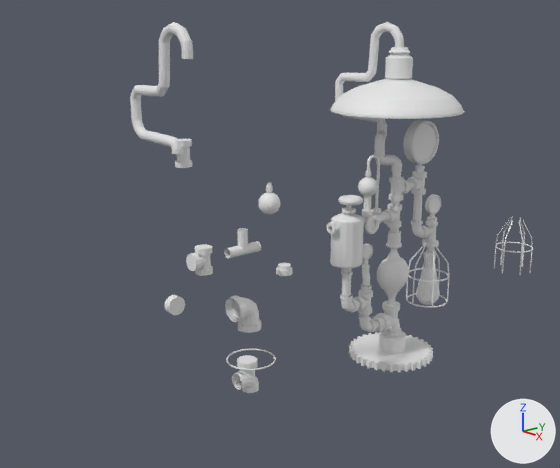
The Blender file lampa/lampa.blend, before and after one commit.
Rendered twice from a 50 mm lens placed at (7.58, -7.98, 4.84), pointed at (0.22, -1.61, 2.17). The lights are fixed; the arrows at lower right show +X, +Y and +Z.
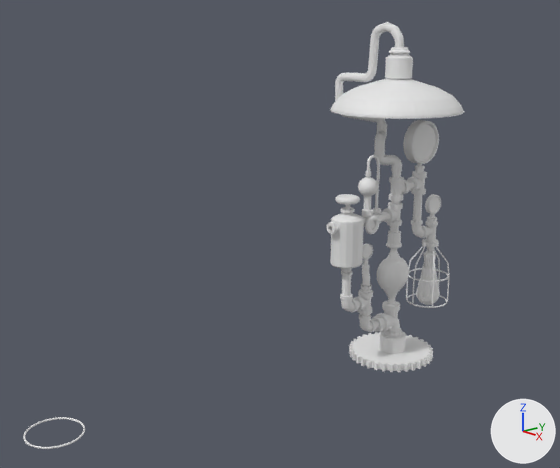
Location of each change, (x1, y1, x2, y2) in pixels of the pictures (560 x 468 px):
'Plane.003', deleted
    before: (130, 22, 193, 154)
'Plane.027', deleted
    before: (225, 296, 261, 333)
'Plane.011', deleted
    before: (186, 244, 213, 276)
'Plane.012', deleted
    before: (224, 228, 261, 259)
'Sphere.002', deleted
    before: (258, 183, 281, 215)
'Torus.004', deleted
    before: (494, 217, 533, 276)
'Plane.039', deleted
    before: (232, 371, 259, 393)
'Torus.003', moved
    before: (406, 293, 447, 308)
    after: (23, 417, 85, 449)
'Plane.024', moved
    before: (383, 203, 402, 228)
    after: (382, 202, 403, 226)
'Plane.030', deleted
    before: (175, 139, 192, 168)
'Cylinder.006', deleted
    before: (164, 295, 185, 315)
'Plane.040', deleted
    before: (237, 355, 257, 381)
'Torus.001', moved
    before: (338, 195, 363, 205)
    after: (335, 194, 360, 205)
'Plane.009', deleted
    before: (276, 263, 292, 276)
'Torus.005', deleted
    before: (226, 349, 276, 370)
'Circle', moved
    before: (342, 208, 356, 214)
    after: (341, 207, 355, 213)
'Plane.013', moved
    before: (345, 205, 353, 210)
    after: (344, 205, 352, 210)

The edits, one by one:
Object 'Cylinder.006' (ob_cylinder_006) is deleted.
Object 'Plane.009' (ob_plane_009) is deleted.
Object 'Circle' (ob_circle) moves from (0.76, -0.9, 2.47) to (0.74, -0.9, 2.47).
Object 'Plane.013' (ob_plane_013) moves from (0.75, -0.91, 2.56) to (0.74, -0.91, 2.56).
Object 'Torus.001' (ob_torus_001) moves from (0.79, -0.9, 2.61) to (0.73, -0.9, 2.61).
Object 'Torus.003' (ob_torus_003) moves from (0.8, 0.76, 0.85) to (0.8, -5.11, 0.85).
Object 'Torus.004' (ob_torus_004) is deleted.
Object 'Torus.005' (ob_torus_005) is deleted.
Object 'Plane.030' (ob_plane_030) is deleted.
Object 'Plane.011' (ob_plane_011) is deleted.
Object 'Plane.024' (ob_plane_024) moves from (0.74, -0.08, 2.25) to (0.74, -0.07, 2.27).
Object 'Plane.027' (ob_plane_027) is deleted.
Object 'Plane.039' (ob_plane_039) is deleted.
Object 'Plane.040' (ob_plane_040) is deleted.
Object 'Plane.003' (ob_plane_003) is deleted.
Object 'Plane.012' (ob_plane_012) is deleted.
Object 'Sphere.002' (ob_sphere_002) is deleted.
